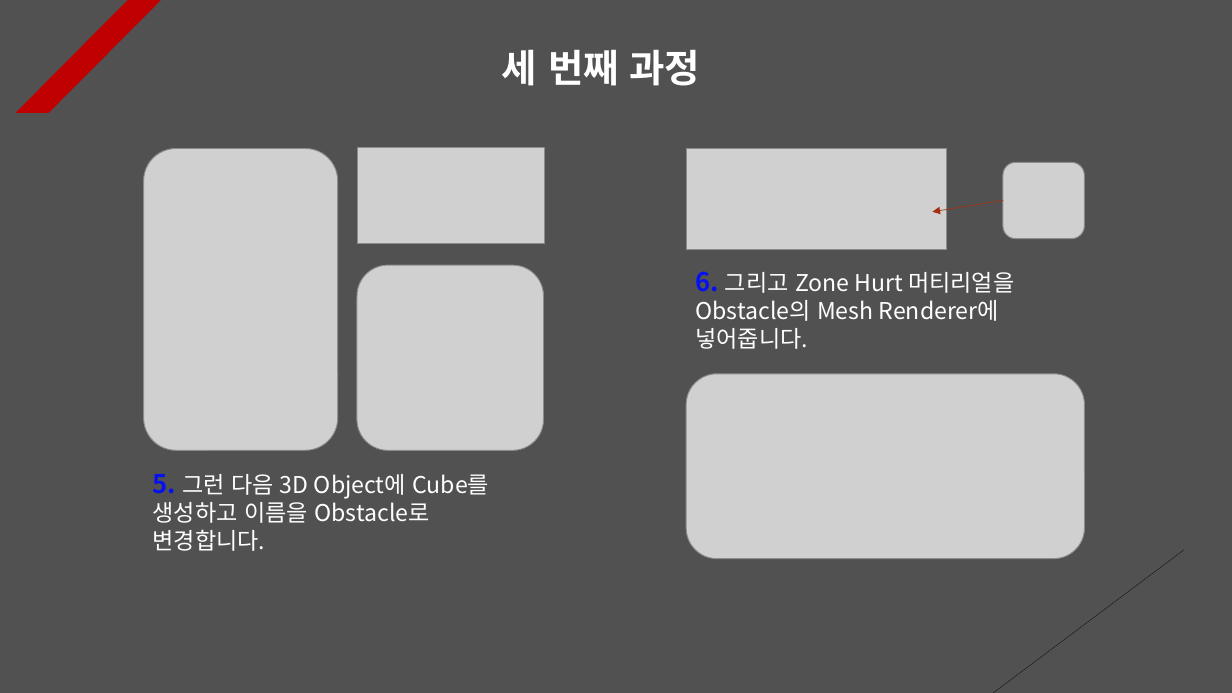
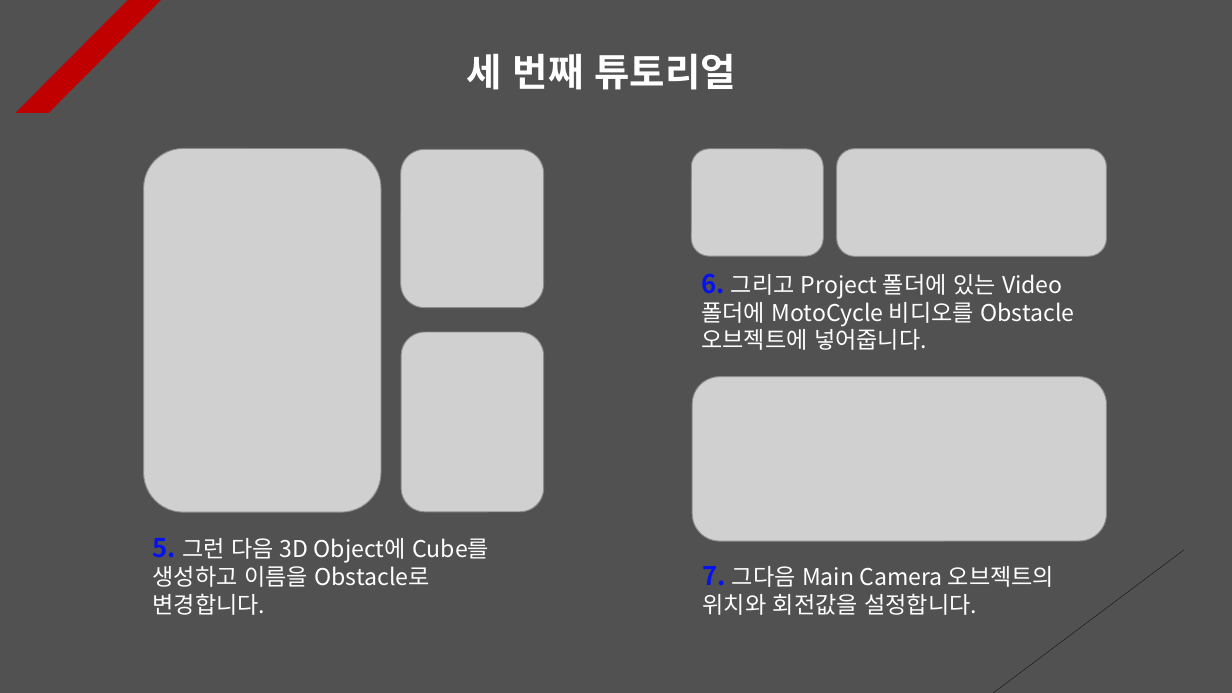
Before and after one commit to Unity2033/3D-UnityEngine, a slide deck: slide 3 of Assets/Class/Collision/PPT Data/Collision Example.pptx. Drawn at 1232x693 pixels with LibreOffice and Linux fonts; fonts in the diff are those of the drawing; grey boxes stand for pictures. Boxes give left, top, right and bottom in pixels: in the first picture for what was removed or moved away, otherwise in the second. Text is boxed around its words. In the diff, an @@ line names an element or a change of style, - is before the commit and + after.

```diff
--- a/Assets/Class/Collision/PPT Data/Collision Example.pptx
+++ b/Assets/Class/Collision/PPT Data/Collision Example.pptx
@@ text at (467,53,736,90): text changed @@
-세 번째 과정
+세 번째 튜토리얼
@@ picture: place and size @@
-picture at (143,149,337,451)
+picture at (143,149,381,513)
@@ picture removed at (357,148,544,244) @@
@@ picture removed at (687,149,947,250) @@
@@ picture added at (691,149,823,256) @@
@@ picture: place and size @@
-picture at (1003,163,1084,239)
+picture at (836,149,1106,257)
@@ picture added at (401,150,544,308) @@
@@ arrow removed from (1004, 201) to (933, 212) @@
@@ text at (701,273,1074,350): text changed @@
-6. 그리고 Zone Hurt 머티리얼을 Obstacle의 Mesh Renderer에 넣어줍니다.
+6. 그리고 Project 폴더에 있는 Video 폴더에 MotoCycle 비디오를 Obstacle 오브젝트에 넣어줍니다.
@@ picture: place and size @@
-picture at (357,265,543,450)
+picture at (401,332,543,512)
@@ picture: place and size @@
-picture at (687,374,1085,559)
+picture at (692,377,1106,542)
@@ text "5. 그런 다음 3D Object에 ...": place and size @@
-text "5. 그런 다음 3D Object에 ..." at (153,474,489,551)
+text "5. 그런 다음 3D Object에 ..." at (153,538,489,615)
@@ text added at (703,566,1054,615), 18 pt, text #FFFFFF @@
+7. 그다음 Main Camera 오브젝트의 위치와 회전값을 설정합니다.
```
Also in this commit, not shown: 7 other slides changed, 1 slide removed, 28 other files.
